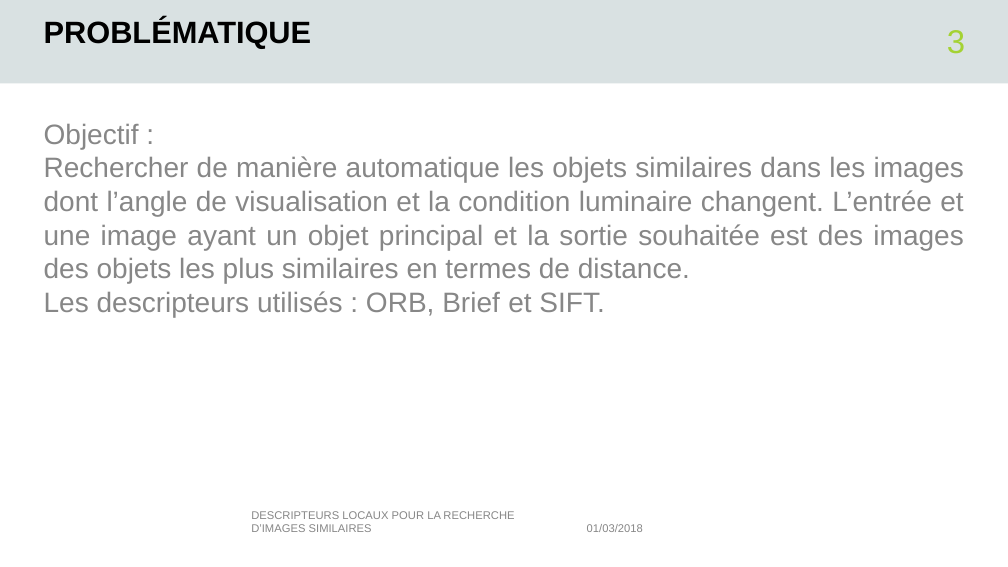
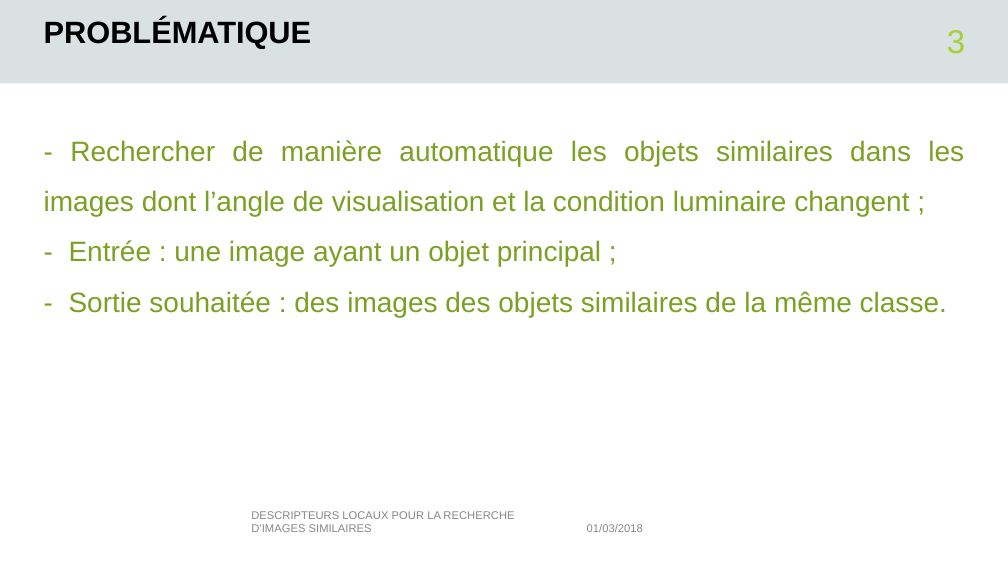
Before and after one commit to tbjszhu/516_lot1, a slide deck: slide 3 of rapport/lot1_presentation.pptx. Drawn at 1008x567 pixels with LibreOffice and Linux fonts; fonts in the diff are those of the drawing; background and template pictures are left out. Boxes give left, top, right and bottom in pixels: in the first picture for what was removed or moved away, otherwise in the second. Text is boxed around its words. In the diff, an @@ line names an element or a change of style, - is before the commit and + after.

```diff
--- a/rapport/lot1_presentation.pptx
+++ b/rapport/lot1_presentation.pptx
@@ text at <box>44,140,964,317</box>: text changed; text colour #878787 to #7CA023 @@
-Objectif :
-Rechercher de manière automatique les objets similaires dans les images dont l’angle de visualisation et la condition luminaire changent. L’entrée et une image ayant un objet principal et la sortie souhaitée est des images des objets les plus similaires en termes de distance.
-Les descripteurs utilisés : ORB, Brief et SIFT.
+- Rechercher de manière automatique les objets similaires dans les images dont l’angle de visualisation et la condition luminaire changent ;
+- Entrée : une image ayant un objet principal ;
+- Sortie souhaitée : des images des objets similaires de la même classe.
```
Also in this commit, not shown: 2 other slides changed.
